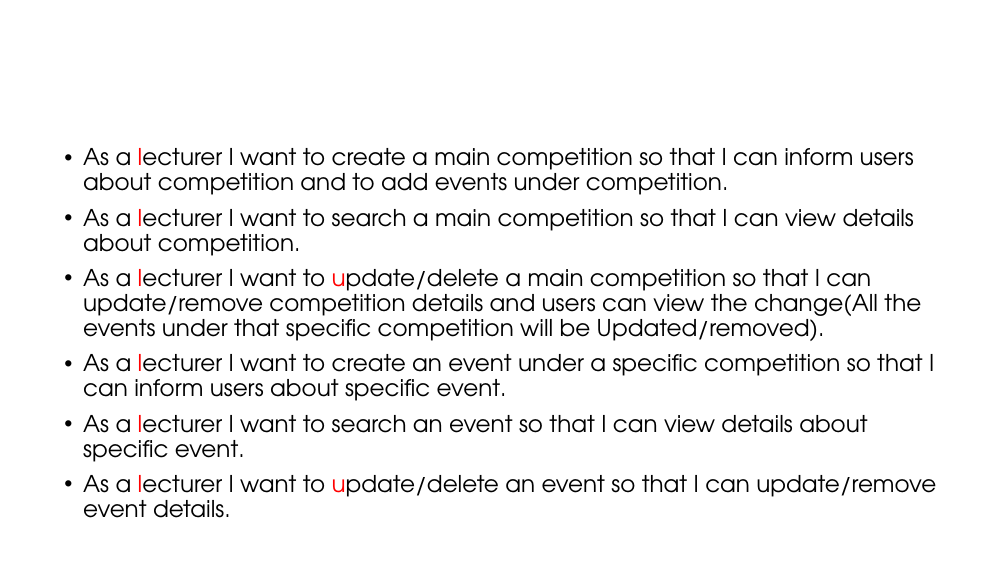
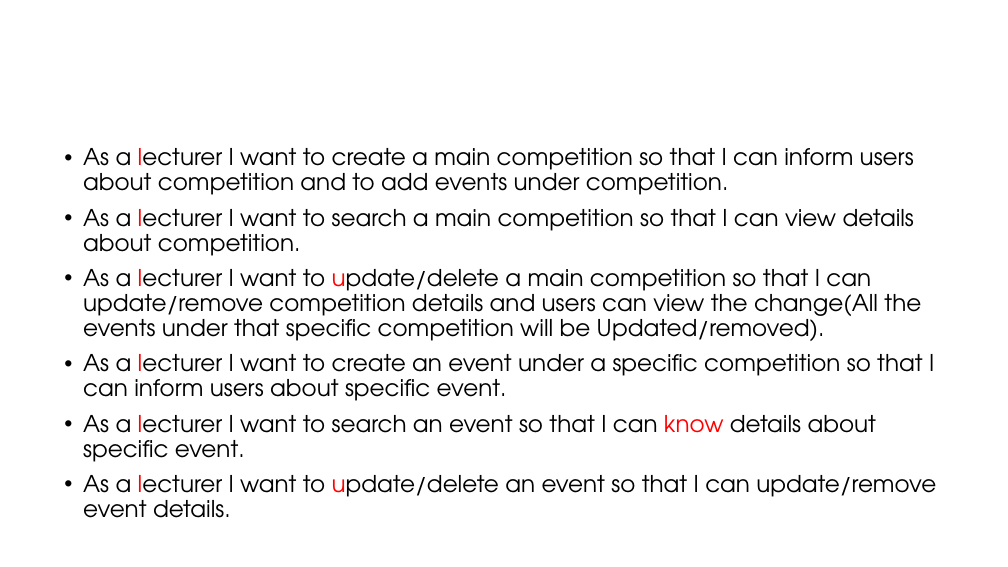
Before and after one commit to Sajith16/CSSEDocs, a slide deck: slide 8 of CodeFest-Management-Tool.pptx. Drawn at 1008x567 pixels with LibreOffice and Linux fonts; fonts in the diff are those of the drawing; background and template pictures are left out. Boxes give left, top, right and bottom in pixels: in the first picture for what was removed or moved away, otherwise in the second. Text is boxed around its words. In the diff, an @@ line names an element or a change of style, - is before the commit and + after.

```diff
--- a/CodeFest-Management-Tool.pptx
+++ b/CodeFest-Management-Tool.pptx
@@ text at box(83, 415, 876, 462): text changed @@
-• As a lecturer I want to search an event so that I can view details about specific event.
+• As a lecturer I want to search an event so that I can know details about specific event.
```
Also in this commit, not shown: 3 other slides changed.
